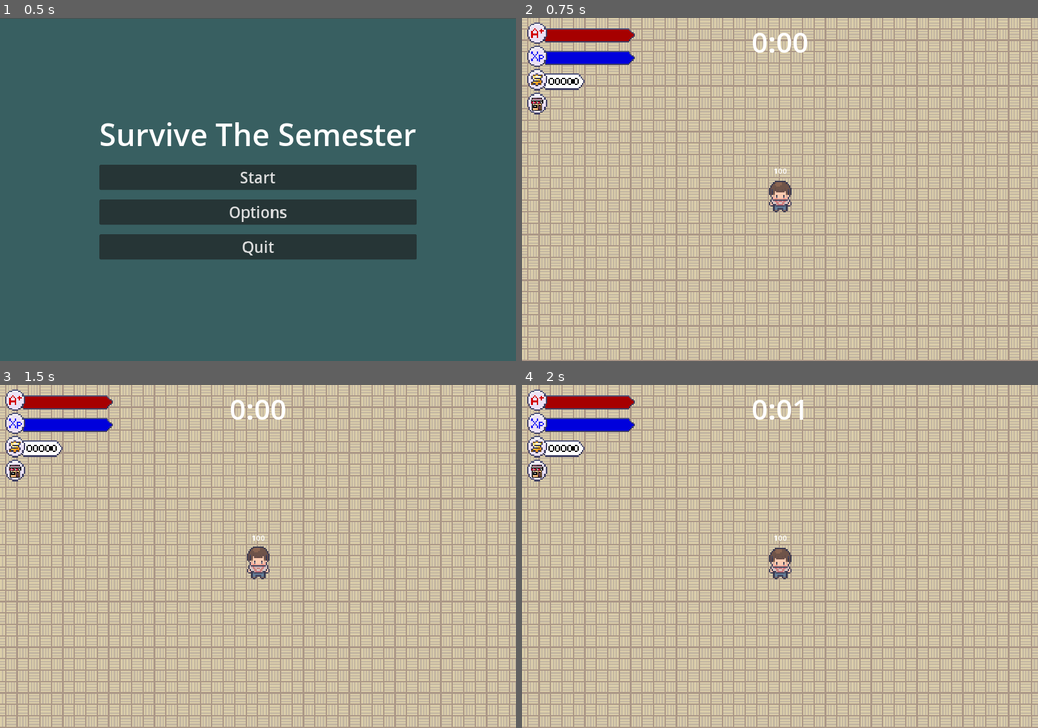
Above: before the commit, frames 1-4 (two rows, left to right).
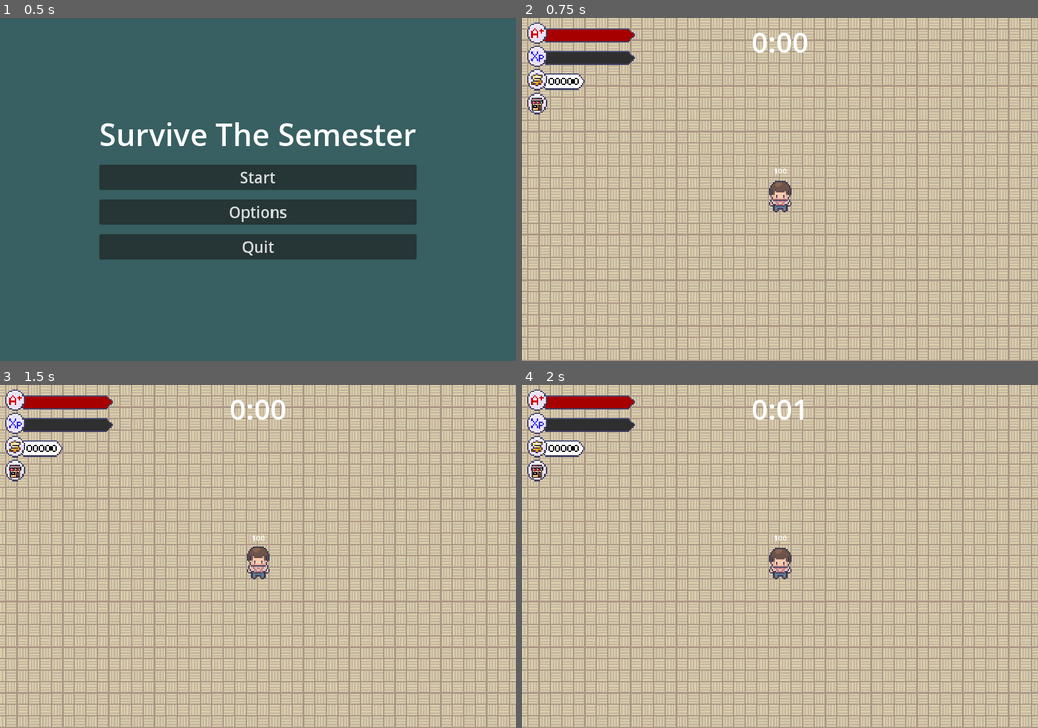
Above: after the commit, the same moments.

Repository: LimZiJia/SurviveTheSemester
Game: Godot game, scene res://scenes/ui/start_screen.tscn
The game is run twice, just before and just after one commit, with the same random seed, the same clock (stepped at 60 frames per second) and the same inputs.
Inputs (mouse positions are in pixels of both pictures, inside the frame that each line leads up to):
- Up to frame 1 (0.5 s): no input
- Up to frame 2 (0.75 s): click "Start" at 0.5 s
- Up to frame 3 (1.5 s): click (15, 470) at 1.25 s
- Up to frame 4 (2 s): no input

Frame 1 is identical in both runs. In frame 2, 0.6% of the frame differs, in the area x 4-22%, y 9-14%; in frame 3, 0.6%; in frame 4, 0.6%.

Commit message:
Added experience bar and manager
1) Added GameEvents singleton which will keep track of game events such as experience_collected. The singleton will be used to link frequent events that are far away on the scene tree.
2) Added experience manager that is observing for global experience_collected signal and updates its internal experience and experience levels
3) Decoupled experience bar which takes in experience_manager and updates its progress bar respectively

Currently, no mobs emit the experience_collected signal

Diff:
--- a/project.godot
+++ b/project.godot
@@ -19,6 +19,7 @@
 
 Events="*res://scenes/autoload/events.gd"
 SceneChanger="*res://scenes/autoload/scene_changer.gd"
+GameEvents="*res://scenes/autoload/game_events.tscn"
 GameManager="*res://scenes/autoload/game_manager.gd"
 
 [display]
--- /dev/null
+++ b/scenes/autoload/game_events.gd
@@ -0,0 +1,6 @@
+extends Node
+
+signal experience_collected(amount: int)
+
+func emit_experience_collected(amount: int) -> void:
+	experience_collected.emit(amount)
--- /dev/null
+++ b/scenes/autoload/game_events.tscn
@@ -0,0 +1,6 @@
+[gd_scene load_steps=2 format=3 uid="uid://bc0xjptolt0s0"]
+
+[ext_resource type="Script" path="res://scenes/autoload/game_events.gd" id="1_lw46x"]
+
+[node name="GameEvents" type="Node"]
+script = ExtResource("1_lw46x")
--- a/scenes/game_object/mob/mob.gd
+++ b/scenes/game_object/mob/mob.gd
@@ -22,7 +22,7 @@
 	var direction = get_direction_to_player()
 	var target_velocity = direction * max_speed
 
-	if direction.is_zero_approx():
+	if not direction.is_zero_approx():
 		$AnimatedSprite2D.play()
 	else:
 		$AnimatedSprite2D.stop()
--- a/scenes/game_object/player/player.gd
+++ b/scenes/game_object/player/player.gd
@@ -29,10 +29,8 @@
 func _physics_process(_delta: float) -> void:
 	# Movement
 	var dir = Vector2.ZERO
-	dir.x = int(Input.is_action_pressed("move_right")) - \
-		int(Input.is_action_pressed("move_left"))
-	dir.y = int(Input.is_action_pressed("move_down")) - \
-		int(Input.is_action_pressed("move_up"))
+	dir.x = Input.get_action_strength("move_right") - Input.get_action_strength("move_left")
+	dir.y = Input.get_action_strength("move_down") - Input.get_action_strength("move_up")
 	dir = dir.normalized()
 
 	if is_damaged:
--- /dev/null
+++ b/scenes/manager/experience_manager.gd
@@ -0,0 +1,32 @@
+extends Node
+
+signal experience_updated(current_experience: int, target_experience: int)
+signal level_up(new_level: int)
+
+var current_experience: int = 0
+var target_experience := get_target_experience(current_level + 1)
+var current_level: int = 1
+
+
+func _ready() -> void:
+	GameEvents.experience_collected.connect(on_experience_collected)
+
+
+func on_experience_collected(amount: int) -> void:
+	increment_experience(amount)
+
+
+func get_target_experience(level: int) -> int:
+	return round(pow(level, 1.5) + level * 4)
+
+
+# TODO: Account for multiple levele ups within one amount
+func increment_experience(amount: int) -> void:
+	current_experience = min(current_experience + amount, target_experience)
+	experience_updated.emit(current_experience, target_experience)
+	if current_experience == target_experience:
+		current_level += 1
+		target_experience = get_target_experience(current_level + 1)
+		current_experience = 0
+		experience_updated.emit(current_experience, target_experience)
+		level_up.emit(current_level)
--- /dev/null
+++ b/scenes/manager/experience_manager.tscn
@@ -0,0 +1,6 @@
+[gd_scene load_steps=2 format=3 uid="uid://cobmq8loeqhdn"]
+
+[ext_resource type="Script" path="res://scenes/manager/experience_manager.gd" id="1_th7b2"]
+
+[node name="ExperienceManager" type="Node"]
+script = ExtResource("1_th7b2")
--- a/scenes/manager/wave_manager.gd
+++ b/scenes/manager/wave_manager.gd
@@ -1,4 +1,4 @@
-extends Node2D
+extends Node
 
 @export var mob_scenes: Array[PackedScene] = []
 
--- a/scenes/manager/wave_manager.tscn
+++ b/scenes/manager/wave_manager.tscn
@@ -10,7 +10,7 @@
 }
 point_count = 5
 
-[node name="WaveManager" type="Node2D"]
+[node name="WaveManager" type="Node"]
 script = ExtResource("1_r34js")
 mob_scenes = Array[PackedScene]([ExtResource("2_paetk"), ExtResource("3_apm1j"), ExtResource("2_paetk"), ExtResource("3_apm1j"), ExtResource("2_paetk")])
 
--- a/scenes/overlays/statuses.tscn
+++ b/scenes/overlays/statuses.tscn
@@ -1,10 +1,9 @@
-[gd_scene load_steps=12 format=3]
+[gd_scene load_steps=11 format=3 uid="uid://bgobh8ewxjx75"]
 
 [ext_resource type="Texture2D" uid="uid://g01b6w7s1ung" path="res://assets/under.png" id="1_4nlhs"]
 [ext_resource type="Script" path="res://scenes/overlays/statuses.gd" id="1_jm7ee"]
 [ext_resource type="Texture2D" uid="uid://cu06ybyfsu3ql" path="res://assets/outer.png" id="2_sh37l"]
 [ext_resource type="Texture2D" uid="uid://yxoif5d48imt" path="res://assets/grades.png" id="4_2202u"]
-[ext_resource type="Texture2D" uid="uid://v0xtmvweyoyr" path="res://assets/Xp.png" id="6_fxunp"]
 [ext_resource type="Texture2D" uid="uid://pidxwfoxo3hu" path="res://assets/money.png" id="7_idb8y"]
 [ext_resource type="Texture2D" uid="uid://becdwiiwk71yk" path="res://assets/money_tag.png" id="8_5sh6i"]
 [ext_resource type="Texture2D" uid="uid://dkvaadh70fthx" path="res://assets/0.png" id="9_1pgf4"]
@@ -36,35 +35,6 @@
 position = Vector2(-5, 11)
 texture = ExtResource("4_2202u")
 hframes = 12
-
-[node name="ExpBar" type="TextureProgressBar" parent="."]
-offset_left = -91.0
-offset_top = 35.0
-offset_right = 109.0
-offset_bottom = 65.0
-value = 100.0
-nine_patch_stretch = true
-stretch_margin_left = 15
-stretch_margin_top = 15
-stretch_margin_right = 15
-stretch_margin_bottom = 15
-texture_under = ExtResource("1_4nlhs")
-texture_over = ExtResource("2_sh37l")
-texture_progress = ExtResource("1_4nlhs")
-tint_under = Color(0.184314, 0.184314, 0.184314, 1)
-tint_progress = Color(0, 0, 0.862745, 1)
-
-[node name="ExpIcon" type="TextureRect" parent="ExpBar"]
-layout_mode = 1
-anchors_preset = 4
-anchor_top = 0.5
-anchor_bottom = 0.5
-offset_left = -29.0
-offset_top = -27.5
-offset_right = 19.0
-offset_bottom = 20.5
-grow_vertical = 2
-texture = ExtResource("6_fxunp")
 
 [node name="Money" type="TextureRect" parent="."]
 offset_left = -120.0
--- /dev/null
+++ b/scenes/ui/experience_bar.gd
@@ -0,0 +1 @@
+extends CanvasLayer
--- /dev/null
+++ b/scenes/ui/experience_bar.tscn
@@ -0,0 +1,57 @@
+[gd_scene load_steps=5 format=3 uid="uid://cim582p7htu6h"]
+
+[ext_resource type="Texture2D" uid="uid://g01b6w7s1ung" path="res://assets/under.png" id="1_0a1ho"]
+[ext_resource type="Texture2D" uid="uid://cu06ybyfsu3ql" path="res://assets/outer.png" id="2_xn8lk"]
+[ext_resource type="Texture2D" uid="uid://v0xtmvweyoyr" path="res://assets/Xp.png" id="3_sgeiy"]
+
+[sub_resource type="GDScript" id="GDScript_dyyw8"]
+script/source = "extends CanvasLayer
+
+@export var experience_manager: Node
+
+@onready var progress_bar := $TextureProgressBar as TextureProgressBar
+
+func _ready() -> void:
+	progress_bar.value = 0
+
+	if experience_manager == null:
+		return
+
+	experience_manager.experience_updated.connect(on_experience_updated)
+
+
+func on_experience_updated(current_experience: int, target_experience: int):
+	progress_bar.value = current_experience
+	progress_bar.max_value = target_experience
+"
+
+[node name="ExperienceBar" type="CanvasLayer"]
+script = SubResource("GDScript_dyyw8")
+
+[node name="TextureProgressBar" type="TextureProgressBar" parent="."]
+offset_left = 35.0
+offset_top = 69.0
+offset_right = 235.0
+offset_bottom = 99.0
+value = 100.0
+nine_patch_stretch = true
+stretch_margin_left = 15
+stretch_margin_top = 15
+stretch_margin_right = 15
+stretch_margin_bottom = 15
+texture_under = ExtResource("1_0a1ho")
+texture_over = ExtResource("2_xn8lk")
+texture_progress = ExtResource("1_0a1ho")
+tint_under = Color(0.184314, 0.184314, 0.184314, 1)
+tint_progress = Color(0, 0, 0.862745, 1)
+
+[node name="TextureRect" type="TextureRect" parent="."]
+anchors_preset = 4
+anchor_top = 0.5
+anchor_bottom = 0.5
+offset_left = 6.0
+offset_top = -303.5
+offset_right = 54.0
+offset_bottom = -255.5
+grow_vertical = 2
+texture = ExtResource("3_sgeiy")
--- a/scenes/ui/hud.tscn
+++ b/scenes/ui/hud.tscn
@@ -1,8 +1,8 @@
-[gd_scene load_steps=4 format=3]
+[gd_scene load_steps=4 format=3 uid="uid://by6qwbccemo4n"]
 
 [ext_resource type="Script" path="res://scenes/ui/hud.gd" id="1_wsv0d"]
 [ext_resource type="PackedScene" path="res://scenes/overlays/blood.tscn" id="2_1lq18"]
-[ext_resource type="PackedScene" path="res://scenes/overlays/statuses.tscn" id="3_4qhob"]
+[ext_resource type="PackedScene" uid="uid://bgobh8ewxjx75" path="res://scenes/overlays/statuses.tscn" id="3_4qhob"]
 
 [node name="HUD" type="CanvasLayer"]
 script = ExtResource("1_wsv0d")
--- a/scenes/world/world.tscn
+++ b/scenes/world/world.tscn
@@ -1,14 +1,16 @@
-[gd_scene load_steps=10 format=3 uid="uid://xvdobfollhod"]
+[gd_scene load_steps=12 format=3 uid="uid://xvdobfollhod"]
 
-[ext_resource type="PackedScene" path="res://scenes/game_object/player/player.tscn" id="1_63u67"]
+[ext_resource type="PackedScene" uid="uid://duuhgb0g62o2p" path="res://scenes/game_object/player/player.tscn" id="1_63u67"]
 [ext_resource type="Script" path="res://scenes/world/world.gd" id="1_icddk"]
-[ext_resource type="PackedScene" path="res://scenes/ui/hud.tscn" id="3_cdudp"]
+[ext_resource type="PackedScene" uid="uid://by6qwbccemo4n" path="res://scenes/ui/hud.tscn" id="3_cdudp"]
 [ext_resource type="PackedScene" uid="uid://mmdip1bknuio" path="res://scenes/manager/wave_manager.tscn" id="3_mnirc"]
 [ext_resource type="PackedScene" path="res://scenes/ui/end_screen.tscn" id="3_o411v"]
 [ext_resource type="PackedScene" uid="uid://be2bld7i1k33f" path="res://scenes/ui/time_ui.tscn" id="5_18yls"]
+[ext_resource type="PackedScene" uid="uid://cim582p7htu6h" path="res://scenes/ui/experience_bar.tscn" id="5_tersy"]
 [ext_resource type="PackedScene" path="res://scenes/ui/pause_menu.tscn" id="6_7j38u"]
 [ext_resource type="PackedScene" uid="uid://cy8v4dsyl3rsr" path="res://scenes/manager/time_manager.tscn" id="7_fb4dk"]
 [ext_resource type="TileSet" uid="uid://b5nsdotfcxbr5" path="res://resources/tileset.tres" id="8_4hahy"]
+[ext_resource type="PackedScene" uid="uid://cobmq8loeqhdn" path="res://scenes/manager/experience_manager.tscn" id="8_tmpyg"]
 
 [node name="World" type="Node"]
 script = ExtResource("1_icddk")
@@ -17,8 +19,13 @@
 
 [node name="HUD" parent="." instance=ExtResource("3_cdudp")]
 
+[node name="ExperienceBar" parent="." node_paths=PackedStringArray("experience_manager") instance=ExtResource("5_tersy")]
+experience_manager = NodePath("../ExperienceManager")
+
 [node name="TimeUI" parent="." node_paths=PackedStringArray("time_manager") instance=ExtResource("5_18yls")]
 time_manager = NodePath("../TimeManager")
+
+[node name="ExperienceManager" parent="." instance=ExtResource("8_tmpyg")]
 
 [node name="WaveManager" parent="." node_paths=PackedStringArray("time_manager") instance=ExtResource("3_mnirc")]
 time_manager = NodePath("../TimeManager")
